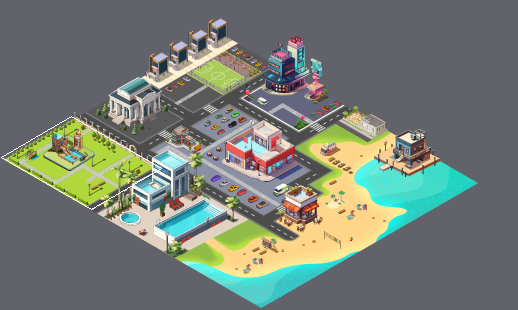
A Tiled map gets an edit: CityMap.tmx. The picture above shows the old version from afar; the outline marks the close-up.
Close-up. Before the edit:
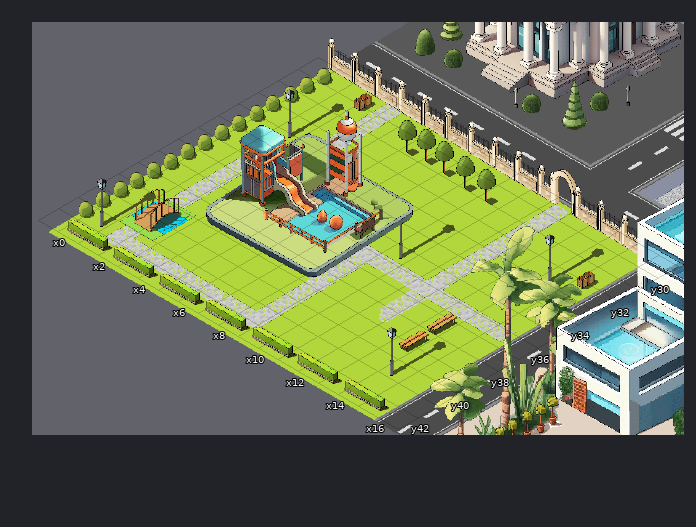
Cells are 55x32 px. Isometric: x runs down to the right, y down to the left. Shown: x -1..16, y 29..42. The commit also changed other parts of the map, which this record leaves out.
After the commit:
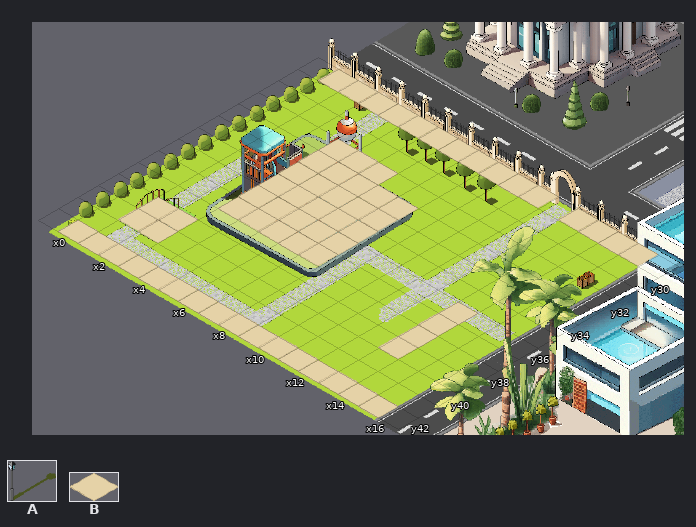
Key: from "GardenAssets": A 5 "GardenAssets00006"; from "floor": B 0.
_ is an empty cell.
Objects are placed by the point they stand on, in cells (3,4 is the top-left corner of cell 3,4); size is 1x1 cell unless given.
Difference:
Changed rows in their new state; . is an unchanged cell.
Layer "objectLayer":
removed: A "GardenAssets00006" at 15.1,32.3 size 1.5x2.1
removed: A "GardenAssets00006" at 2.4,32.6 size 1.5x2.1
removed: A "GardenAssets00006" at 10.4,35 size 1.5x2.1
removed: A "GardenAssets00006" at 15.2,40.3 size 1.5x2.1
removed: A "GardenAssets00006" at 1.5,41.1 size 1.5x2.1
Layer "layer":
first column x 0:
29 BBBBBBBBBBB.BBBB
32 ...BBB..........
33 ...BBBBB........
34 ...BBBBB........
35 ...BBBBB........
36 ...BBBBB.....B..
37 ...BBBBB.....B..
38 .............B..
39 .BB..........B..
40 .BB.............
42 BBBBBBBBBBBBBBBB
